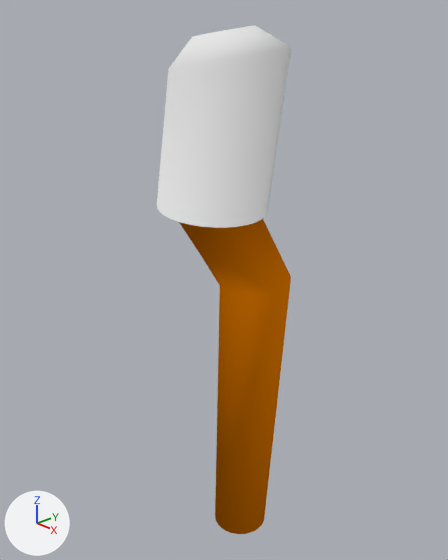
Two versions of the Blender file Resources/Blends/TorchV2.blend, one commit apart.
The view is the same before and after, from a 50 mm lens placed at (1.528, -1.516, 1.959), pointed at (-0.029, -0.067, 1.118). Arrows for +X, +Y and +Z are at lower left; the lights stay in place.

Script lines for the objects in view, before the commit:
```python
me_cylindre = bpy.data.meshes.new('Cylindre')
me_cylindre.from_pydata(...)  # 224 vertices, 194 faces; spans x -0.22..0.25, y -0.32..0.13, z -1.0..0.98
me_cylindre.polygons.foreach_set('use_smooth', [True] * 194)
# faces by material slot: [97, 97]
me_cylindre.materials.append(mat_wood)  # orange #e77e00
me_cylindre.materials.append(mat_white)  # white #e7e7e7
ob_torch = bpy.data.objects.new('Torch', me_cylindre)
ob_torch.location = (0.0, 0.0, 1.0)
_m = ob_torch.modifiers.new('Décimer', 'DECIMATE')
```
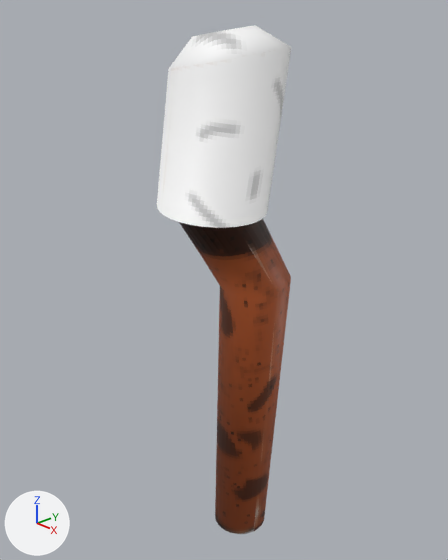
What differs and where, as boxes (x1, y1, x2, y2) in the pictures (448 x 560 px):
'Torch', recoloured, surface changed
    both: (157, 25, 291, 534)
part 3 of me_cylindre, surface changed
    both: (157, 25, 291, 534)

Edits to the bpy script that builds the scene:
```text
Add img_newtorch_png:
    img_newtorch_png = load_image('NewTorch.png', '../Tiles/Old Dungeon/3DTiles/NewTorch.png', 128, 128, 'sRGB')
Add mat_texture:
    mat_texture = principled_material('Texture')
    mat_texture.texture = img_newtorch_png
Change me_cylindre:
    where me_cylindre.from_pydata(...)  # 224 vertices, 194 faces; spans x -0.22..0.25, y -0.32..0.13, z -1.0..0.98
    used by ob_torch; location = (0.0, 0.0, 1.0)
    me_cylindre part 1: all 97 faces that had it switch from mat_wood (orange #e77e00) to mat_texture (picture img_newtorch_png)
    me_cylindre part 2: all 97 faces that had it switch from mat_white (white #e7e7e7) to mat_texture (picture img_newtorch_png)
    me_cylindre part 3: texture (UV) coordinates of 194 of 194 faces, centred in x -0.22..0.2, y -0.31..0.12, z -1.0..0.97, changed; they spanned u 0.0..1.0, v 0.0..1.0 and now span u 0.0..1.0, v 0.0..0.99
```
